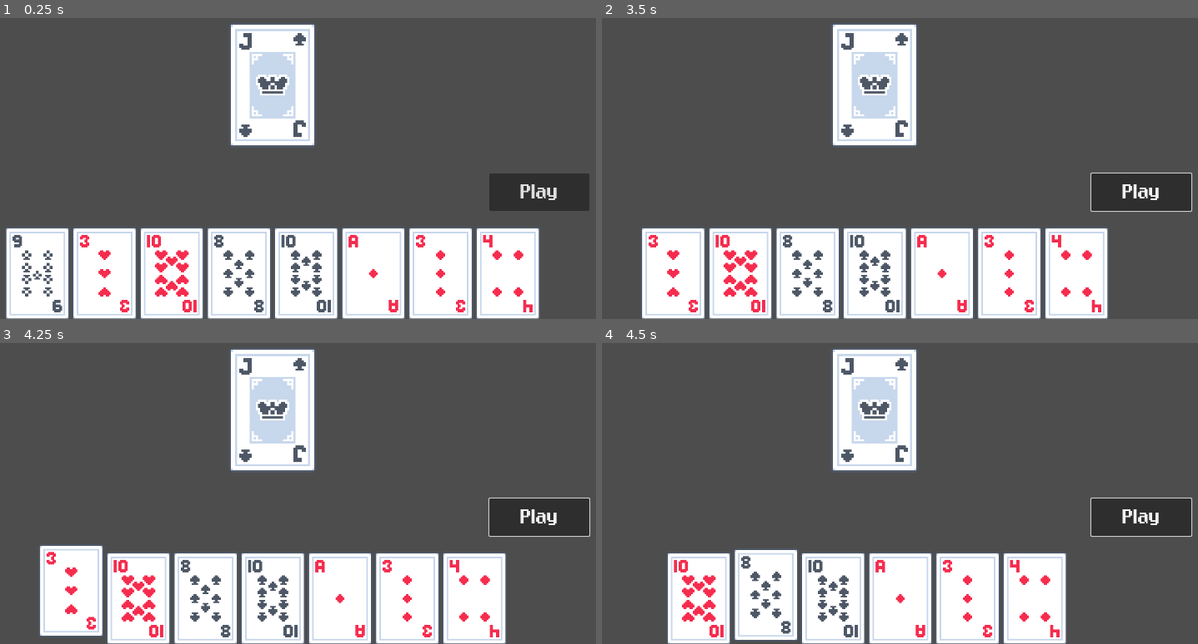
Above: before the commit, frames 1-4 (two rows, left to right).
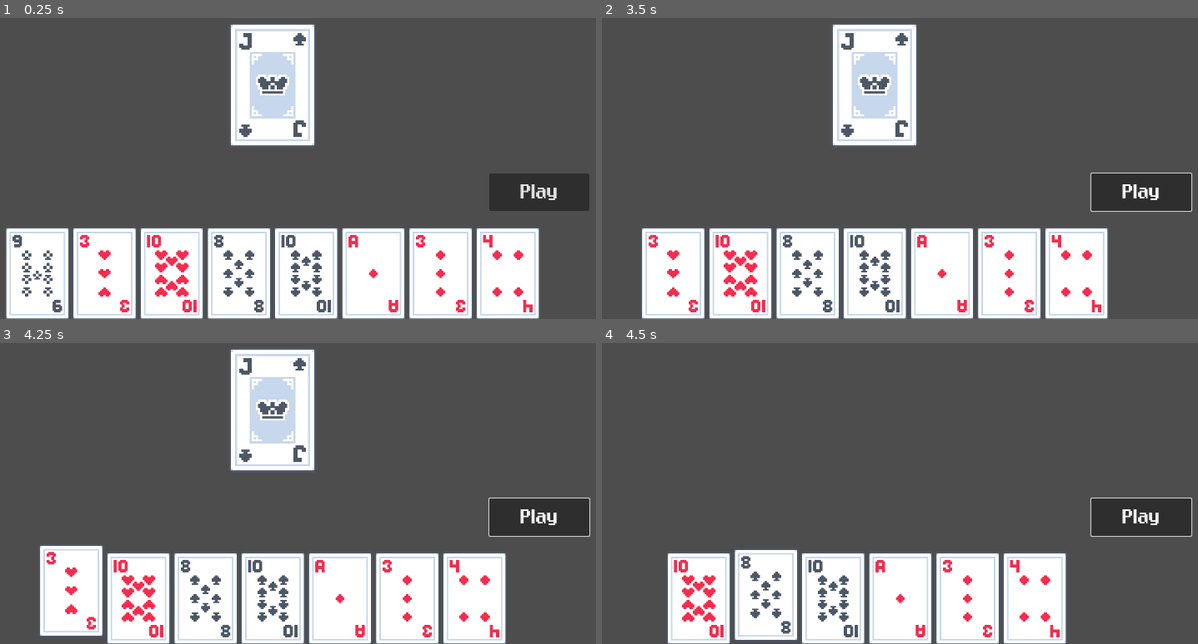
Above: after the commit, the same moments.

Repository: austintian03/regicide-clone
Game: Godot game, scene res://scenes/game.tscn
The game is run twice, just before and just after one commit, with the same random seed, the same clock (stepped at 60 frames per second) and the same inputs.
Inputs (mouse positions are in pixels of both pictures, inside the frame that each line leads up to):
- Up to frame 1 (0.25 s): no input
- Up to frame 2 (3.5 s): click "Play" at 0.5 s; click "Play" at 1.25 s; click "Play" at 2 s; tap Enter at 2.75 s; move the mouse to (637, 273) at 2.77 s; press the mouse at (637, 273) at 2.78 s
- Up to frame 3 (4.25 s): tap Space at 3.5 s; move the mouse to (71, 598) at 3.52 s; release the mouse at (71, 598) at 3.53 s; right-click (71, 598) at 3.6 s; click (71, 598) at 3.67 s
- Up to frame 4 (4.5 s): tap Enter at 4.25 s; move the mouse to (739, 598) at 4.27 s; press the mouse at (739, 598) at 4.28 s

Frames 1-3 are identical in both runs. In frame 4, 6.0% of the frame differs, in the area x 38-54%, y 1-43%.
Error before the commit: Invalid call. Nonexistent function 'is_empty' in base 'Resource (CardPile)'. (res://scripts/game.gd:100)

Commit message:
Rename empty() to is_empty()

Diff:
--- a/custom_resources/card_pile.gd
+++ b/custom_resources/card_pile.gd
@@ -9,7 +9,7 @@
 func _init(p_id: String) -> void:
 	id = p_id
 
-func empty() -> bool:
+func is_empty() -> bool:
 	return cards.is_empty()
 
 func draw_card() -> CardResource:
